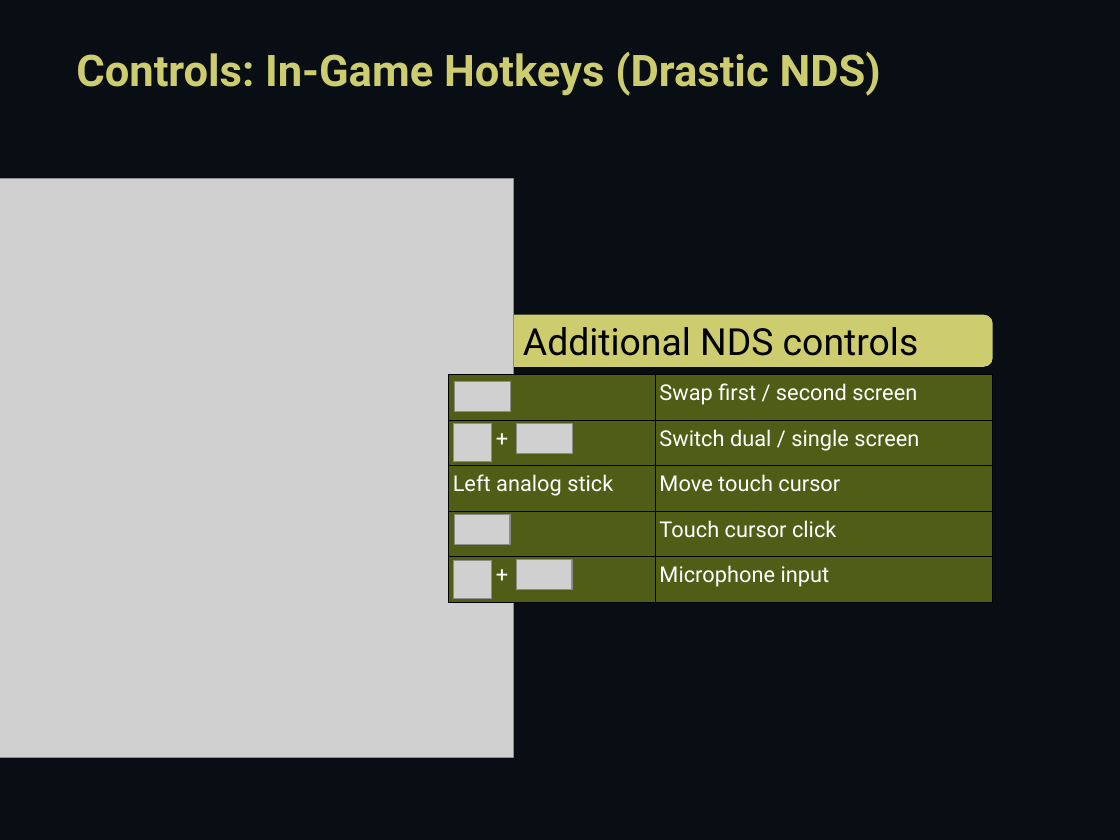
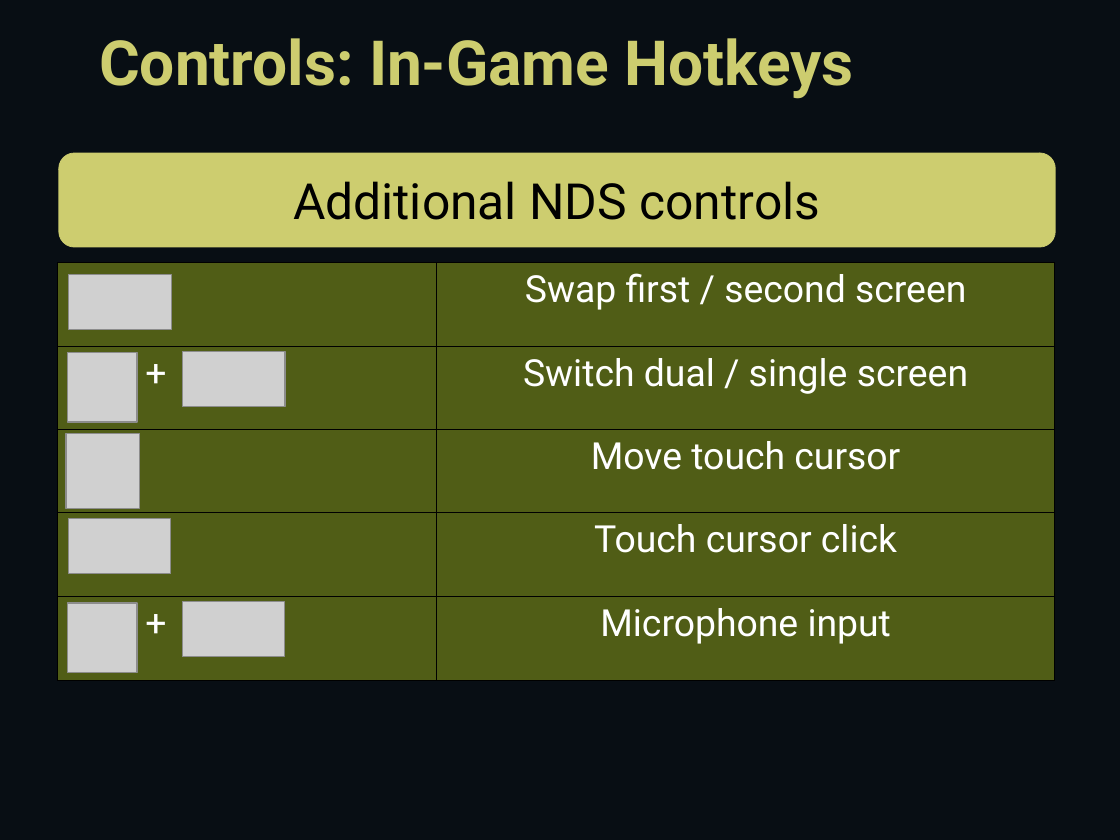
Before and after one commit to knulli-cfw/knulli-notice, a slide deck: slide 13 of notice.odp (slide 7 before the commit). Drawn at 1120x840 pixels with LibreOffice and Linux fonts; fonts in the diff are those of the drawing; grey boxes stand for pictures. Boxes give left, top, right and bottom in pixels: in the first picture for what was removed or moved away, otherwise in the second. Text is boxed around its words. In the diff, an @@ line names an element or a change of style, - is before the commit and + after.

```diff
--- a/notice.odp
+++ b/notice.odp
@@ free "Controls: In-Game Hotkeys": place and size @@
-free "Controls: In-Game Hotkeys" at bbox=[65, 37, 902, 101]
+free "Controls: In-Game Hotkeys" at bbox=[88, 18, 1007, 102]
@@ text in free at bbox=[99, 38, 854, 99]: text changed; size 28 to 40 pt @@
-Controls: In-Game Hotkeys (Drastic NDS)
+Controls: In-Game Hotkeys
@@ freeform shape "Additional NDS controls": place and size @@
-freeform shape "Additional NDS controls" at bbox=[449, 315, 992, 366]
+freeform shape "Additional NDS controls" at bbox=[59, 153, 1056, 248]
@@ freeform shape "Additional NDS controls" at bbox=[59, 153, 1056, 248]: size 24 to 32 pt @@
@@ table at bbox=[57, 262, 1055, 680] @@
-row 3, column 1: Left analog stick
+row 3, column 1: 
@@ size 14 to 24 pt @@
@@ alignment left to centre @@
@@ table: place and size @@
-table at bbox=[448, 375, 992, 603]
+table at bbox=[57, 262, 1055, 680]
@@ picture: place and size @@
-picture at bbox=[455, 514, 511, 544]
+picture at bbox=[69, 274, 171, 329]
@@ picture: place and size @@
-picture at bbox=[454, 560, 492, 598]
+picture at bbox=[67, 353, 137, 422]
@@ picture: place and size @@
-picture at bbox=[455, 381, 511, 411]
+picture at bbox=[183, 352, 284, 407]
@@ picture: place and size @@
-picture at bbox=[0, 178, 513, 757]
+picture at bbox=[66, 433, 139, 508]
@@ picture: place and size @@
-picture at bbox=[454, 423, 492, 461]
+picture at bbox=[68, 519, 170, 573]
@@ picture: place and size @@
-picture at bbox=[516, 423, 572, 454]
+picture at bbox=[67, 603, 137, 672]
@@ picture: place and size @@
-picture at bbox=[516, 560, 572, 590]
+picture at bbox=[183, 601, 284, 656]
```
Also in this commit, not shown: 7 other slides changed, 9 slides added, 1 other file.
